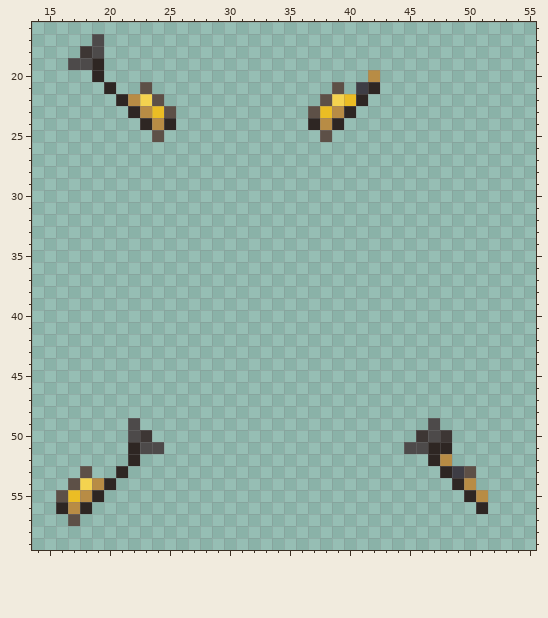
Edited in one commit: pixel-art sprite (Resources/Textures/Objects/Tanks/emergency_yellow.rsi/inhand-left.png). Above, as it was before the edit.
The file is 64x64 pixels. Shown: x 14..55, y 16..59. The old version is drawn lined up with the new one.
New version:
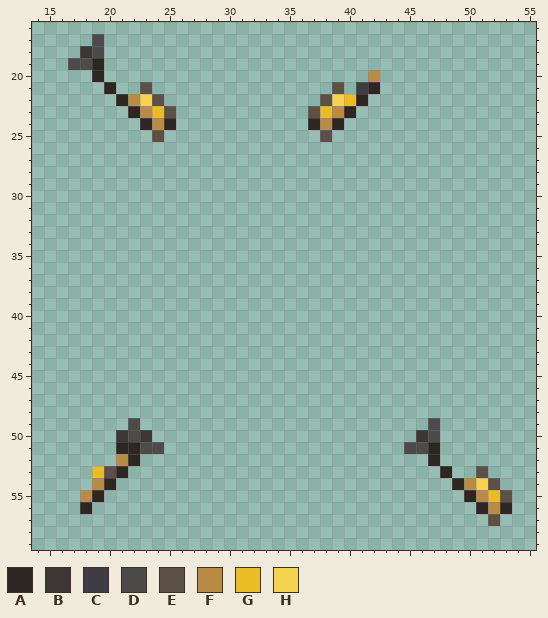
Palette (. is transparent): A #2e2623  B #3d3634  C #3e3d45  D #4d4a4a  E #5d5047  F #b88c45  G #ebbd24  H #f4d34f
Message: Fixes inhands for small gas tanks (#2658) * Initial
Change:
drawings rearranged on the sheet (the old picture shows each at its new place)
@@ x 14..55 @@
 49 ........D........................D........
-50 ........DB......................BDB.......
-51 ........ADD....................DDAA.......
-52 ........A........................AF.......
-53 ....E..A..........................ACE.....
-54 ...EHFA............................AF.....
-55 ..EGFA..............................AF....
-56 ..AFA................................A....
-57 ...E......................................
+50 .......BDB......................BD........
+51 .......AADD....................DDA........
+52 .......FA........................A........
+53 .....GEA..........................A..E....
+54 .....FA............................AFHE...
+55 ....FA..............................AFGE..
+56 ....A................................AFA..
+57 ......................................E...
 58 ..........................................
Pixel boxes of the changes (left, top, right, bottom) in both pictures:
changed: (56, 430, 128, 526)
changed: (440, 430, 512, 526)
